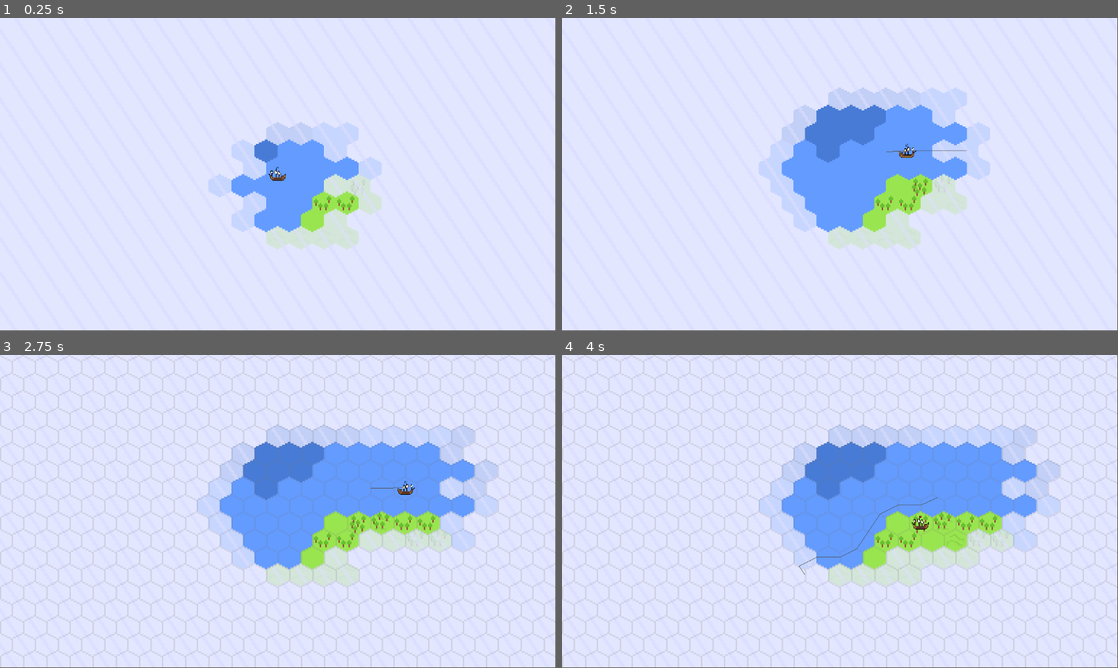
Above: before the commit, frames 1-4 (two rows, left to right).
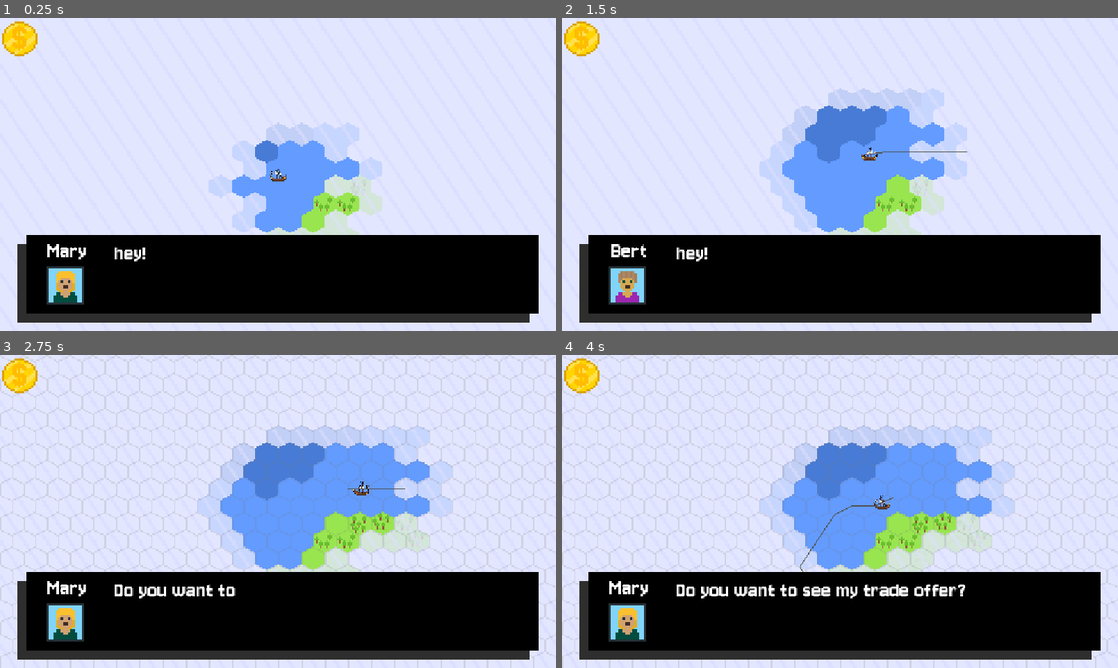
Above: after the commit, the same moments.

Repository: coderspark/voc-ding
Game: Godot game, scene res://Scenes/map_1.tscn
The game is run twice, just before and just after one commit, with the same random seed, the same clock (stepped at 60 frames per second) and the same inputs.
Inputs (mouse positions are in pixels of both pictures, inside the frame that each line leads up to):
- Up to frame 1 (0.25 s): no input
- Up to frame 2 (1.5 s): tap Enter at 0.5 s; move the mouse to (962, 158) at 0.52 s; hold D (right) 0.53-1.28 s; click (962, 158) at 0.6 s; move the mouse to (728, 190) at 1.27 s; hold S (down) from 1.28 s (still down); tap Middle mouse button (move_camera) at 1.35 s
- Up to frame 3 (2.75 s): move the mouse to (333, 442) at 2.02 s; release S (down) at 2.03 s; hold D (right) from 2.03 s (still down); tap G (togglegrid) at 2.1 s
- Up to frame 4 (4 s): move the mouse to (812, 574) at 2.77 s; release D (right) at 2.78 s; hold W (up) 2.78-3.53 s; click (812, 574) at 2.85 s; move the mouse to (1006, 558) at 3.52 s; hold A (left) from 3.53 s (still down); tap Middle mouse button (move_camera) at 3.6 s
In our replay, the window is 799x449 before the commit and 800x450 after it. These sizes can differ from the game's own. Grey fills any space a smaller window leaves; there, only what the larger window draws over its background counts as a difference.

The runs differ from the first frame. In frame 1, 27% of the frame differs, in the area x 0-97%, y 1-98%; in frame 2, 30%; in frame 3, 36%; in frame 4, 37%, in the area x 0-100%, y 0-100%.

Commit message:
fucking around with dialogue lmao

Diff:
--- a/Code/dialogue.gd
+++ b/Code/dialogue.gd
@@ -1,21 +1,29 @@
 extends Control
 
-var Character_mappings = {"Bert":Vector2(0,0),"Mary":Vector2(0,1),"Gerald":Vector2(0,2),}
+var Character_mappings = {
+	"Bert":Vector2(0,0),
+	"Mary":Vector2(0,1),
+	"Gerald":Vector2(0,2),
+	"Drgehaktbal01":Vector2(0,3),
+}
 
 func show_dialogue(data:Array):
 	print("hey")
-	$CanvasLayer.show()
+	$CanvasLayer/Control.show()
 	for n in data:
-		$CanvasLayer/Text.text = ""
-		$"CanvasLayer/Character name".text = n[1]
-		$CanvasLayer/Character.region_rect.y = Character_mappings[n[1]]
+		$CanvasLayer/Control/Text.text = ""
+		$"CanvasLayer/Control/Character name".text = n[1]
+		$CanvasLayer/Control/Character.region_rect.position.y = Character_mappings[n[1]].y * 16
 		for char in n[0]:
 			$Timer.start(0.03)
 			await $Timer.timeout
-			$CanvasLayer/Text.text += char
+			$CanvasLayer/Control/Text.text += char
 		$Timer.start(1)
 		await $Timer.timeout
-	$CanvasLayer.hide()
+	$CanvasLayer/Control.hide()
 
 func _ready() -> void:
-	show_dialogue([["hey!","Mary"],["hey!","Bert"],["Do you want to see my trade offer?","Mary"],["Yeah, sure!","Mary"]])
+	show_dialogue([
+		["hey!","Mary"],["hey!","Bert"],["Do you want to see my trade offer?","Mary"],["Yeah, sure!","Bert"],
+		["tim","Drgehaktbal01"],
+	])
--- a/Code/player.gd
+++ b/Code/player.gd
@@ -1,6 +1,6 @@
 extends CharacterBody2D
 
-var speed = 100
+var speed = 30
 
 var on_water = true
 var move = false
@@ -28,7 +28,7 @@
 			go_on_water()
 	if move:
 		var dir = to_local($Navigation.get_next_path_position()).normalized()
-		velocity = dir * 60
+		velocity = dir * speed
 		if dir.x > 0:
 			if dir.x * old_dir_x > 0:
 				$Sprite.flip_h = true
--- a/Scenes/player.tscn
+++ b/Scenes/player.tscn
@@ -15,6 +15,7 @@
 [ext_resource type="Texture2D" uid="uid://cagtixnqmpegs" path="res://Art/Animations/EnemyBoat/enemyboat6.png" id="7_l6n3p"]
 [ext_resource type="Texture2D" uid="uid://chhqxoh6pcrno" path="res://Art/Animations/PlayerBoat/boat7.png" id="7_ukyrk"]
 [ext_resource type="Texture2D" uid="uid://c00fg0mwiwc3l" path="res://Art/Animations/EnemyBoat/enemyboat7.png" id="8_olqyp"]
+[ext_resource type="PackedScene" uid="uid://bnv8u5qxyxnof" path="res://Scenes/ui.tscn" id="16_fd4e3"]
 
 [sub_resource type="SpriteFrames" id="SpriteFrames_7dp3o"]
 animations = [{
@@ -103,6 +104,8 @@
 shape = SubResource("RectangleShape2D_8erm5")
 disabled = true
 
+[node name="UI" parent="." instance=ExtResource("16_fd4e3")]
+
 [node name="Timer" type="Timer" parent="."]
 
 [node name="Label" type="Label" parent="."]
--- a/Scenes/ui.tscn
+++ b/Scenes/ui.tscn
@@ -1,9 +1,10 @@
-[gd_scene load_steps=5 format=3 uid="uid://bnv8u5qxyxnof"]
+[gd_scene load_steps=6 format=3 uid="uid://bnv8u5qxyxnof"]
 
 [ext_resource type="Texture2D" uid="uid://m8w1sb8n03tp" path="res://Art/dialogue_background.png" id="1_jxero"]
 [ext_resource type="Script" uid="uid://bo0migcv1yfd4" path="res://Code/dialogue.gd" id="1_nf4gj"]
 [ext_resource type="Theme" uid="uid://di435lx1s86i2" path="res://Resources/dialogue.tres" id="2_qdvrb"]
 [ext_resource type="Texture2D" uid="uid://bovrw4fsdgrlf" path="res://Art/Characters.png" id="4_2246s"]
+[ext_resource type="Texture2D" uid="uid://bl5ethorpe5en" path="res://Art/Icons/Coin.png" id="5_q7pk6"]
 
 [node name="UI" type="Control"]
 layout_mode = 3
@@ -16,12 +17,24 @@
 
 [node name="CanvasLayer" type="CanvasLayer" parent="."]
 
-[node name="DialogueBackground" type="Sprite2D" parent="CanvasLayer"]
+[node name="Coin" type="Sprite2D" parent="CanvasLayer"]
+position = Vector2(39.75, 42.75)
+scale = Vector2(4.26471, 4.26471)
+texture = ExtResource("5_q7pk6")
+
+[node name="Control" type="Control" parent="CanvasLayer"]
+layout_mode = 3
+anchors_preset = 0
+offset_right = 40.0
+offset_bottom = 40.0
+
+[node name="DialogueBackground" type="Sprite2D" parent="CanvasLayer/Control"]
 position = Vector2(575, 539)
 scale = Vector2(18, 18)
 texture = ExtResource("1_jxero")
 
-[node name="Text" type="Label" parent="CanvasLayer"]
+[node name="Text" type="Label" parent="CanvasLayer/Control"]
+layout_mode = 0
 offset_left = 236.0
 offset_top = 460.0
 offset_right = 1102.0
@@ -29,7 +42,8 @@
 theme = ExtResource("2_qdvrb")
 autowrap_mode = 3
 
-[node name="Character name" type="Label" parent="CanvasLayer"]
+[node name="Character name" type="Label" parent="CanvasLayer/Control"]
+layout_mode = 0
 offset_left = 64.0
 offset_top = 455.0
 offset_right = 216.0
@@ -39,7 +53,7 @@
 horizontal_alignment = 1
 autowrap_mode = 3
 
-[node name="Character" type="Sprite2D" parent="CanvasLayer"]
+[node name="Character" type="Sprite2D" parent="CanvasLayer/Control"]
 position = Vector2(135, 553)
 scale = Vector2(5, 5)
 texture = ExtResource("4_2246s")
--- a/project.godot
+++ b/project.godot
@@ -18,6 +18,10 @@
 [autoload]
 
 Global="*res://Code/global.gd"
+
+[display]
+
+window/stretch/mode="canvas_items"
 
 [file_customization]
 
Binary file changed: Art/Characters.png
Not shown: 1 places in Scenes/player.tscn that only renumber resources
